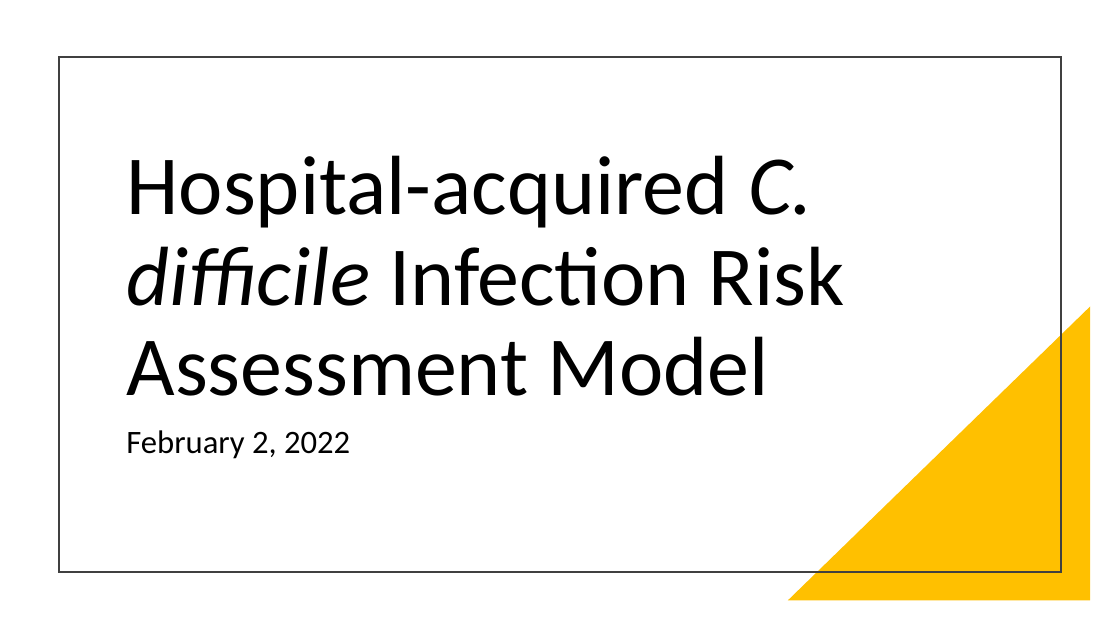
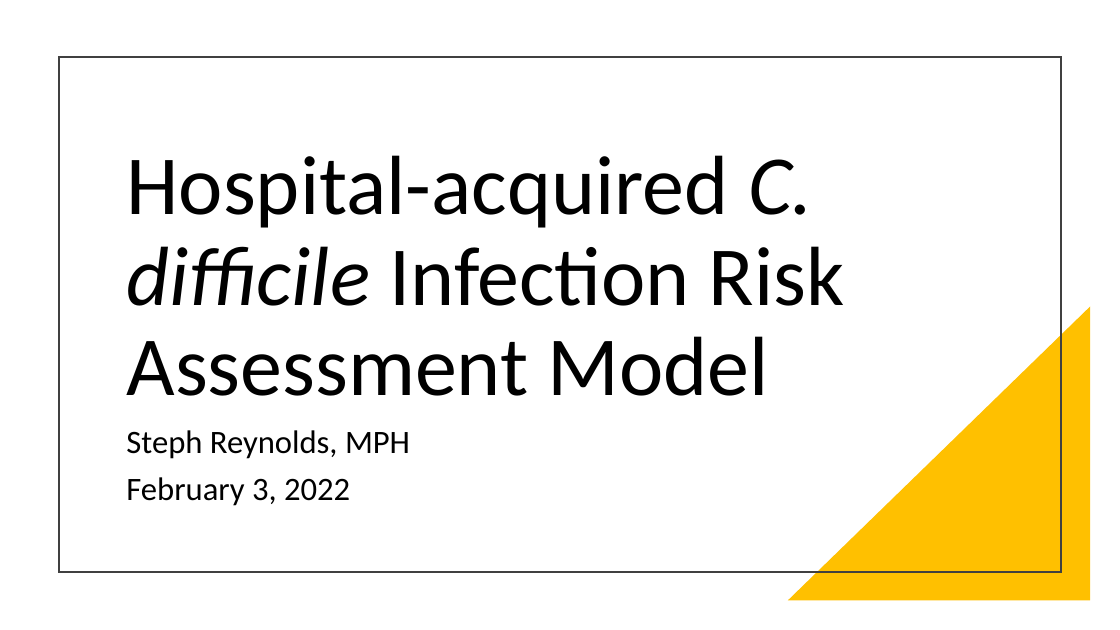
Before and after one commit to steph-rey/MS-CDI_Risk, a slide deck: slide 1 of CDI_Risk_Assessment_Model_Presentation_2021-02-02.pptx. Drawn at 1120x630 pixels with LibreOffice and Linux fonts; fonts in the diff are those of the drawing. Boxes give left, top, right and bottom in pixels: in the first picture for what was removed or moved away, otherwise in the second. Text is boxed around its words. In the diff, an @@ line names an element or a change of style, - is before the commit and + after.

```diff
--- a/CDI_Risk_Assessment_Model_Presentation_2021-02-02.pptx
+++ b/CDI_Risk_Assessment_Model_Presentation_2021-02-02.pptx
@@ subtitle at [126,430,410,506]: text changed @@
-February 2, 2022
+Steph Reynolds, MPH
+February 3, 2022
```
Also in this commit, not shown: 10 other slides changed, 3 slides added, 1 other file.
